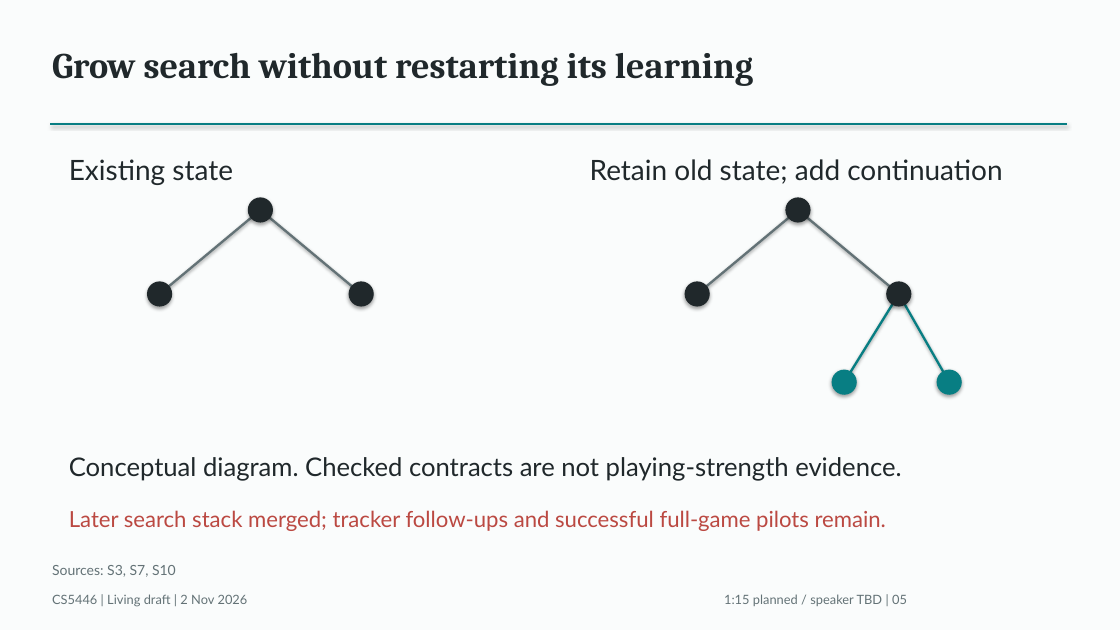
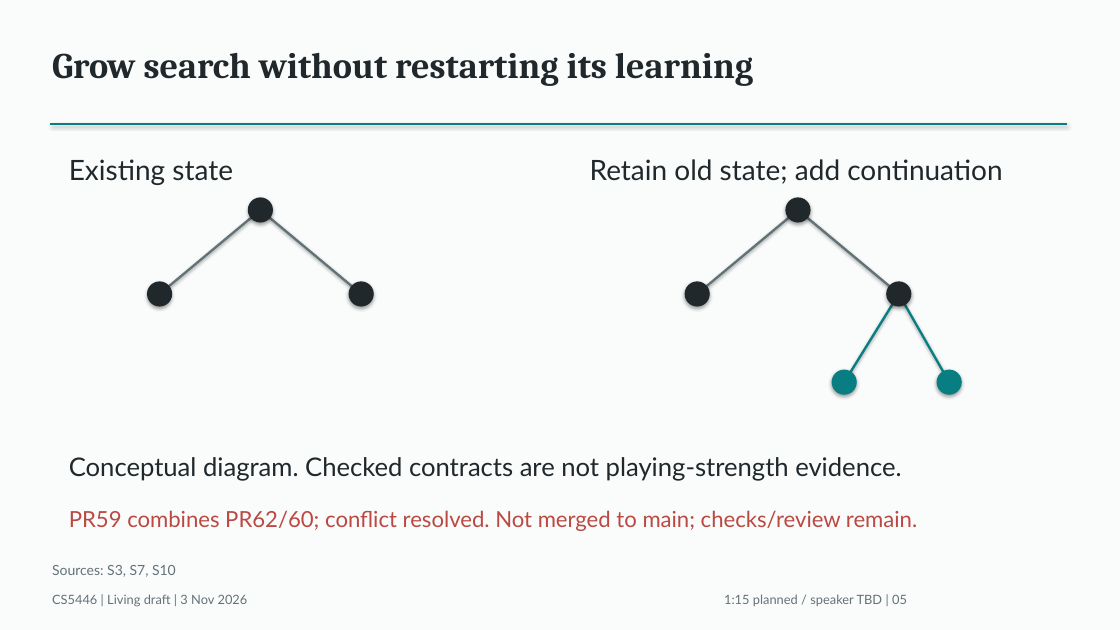
Before and after one commit to Mr-Teal/CS5446_project, a slide deck: slide 5 of docs/drafts/presentation-draft.pptx. Drawn at 1120x630 pixels with LibreOffice and Linux fonts; fonts in the diff are those of the drawing. Boxes give left, top, right and bottom in pixels: in the first picture for what was removed or moved away, otherwise in the second. Text is boxed around its words. In the diff, an @@ line names an element or a change of style, - is before the commit and + after.

```diff
--- a/docs/drafts/presentation-draft.pptx
+++ b/docs/drafts/presentation-draft.pptx
@@ text at (x1=69, y1=510, x2=917, y2=531): text changed @@
-Later search stack merged; tracker follow-ups and successful full-game pilots remain.
+PR59 combines PR62/60; conflict resolved. Not merged to main; checks/review remain.
@@ text at (x1=52, y1=594, x2=248, y2=607): text changed @@
-CS5446 | Living draft | 2 Nov 2026
+CS5446 | Living draft | 3 Nov 2026
```
Also in this commit, not shown: 15 other slides changed, 7 other files.
